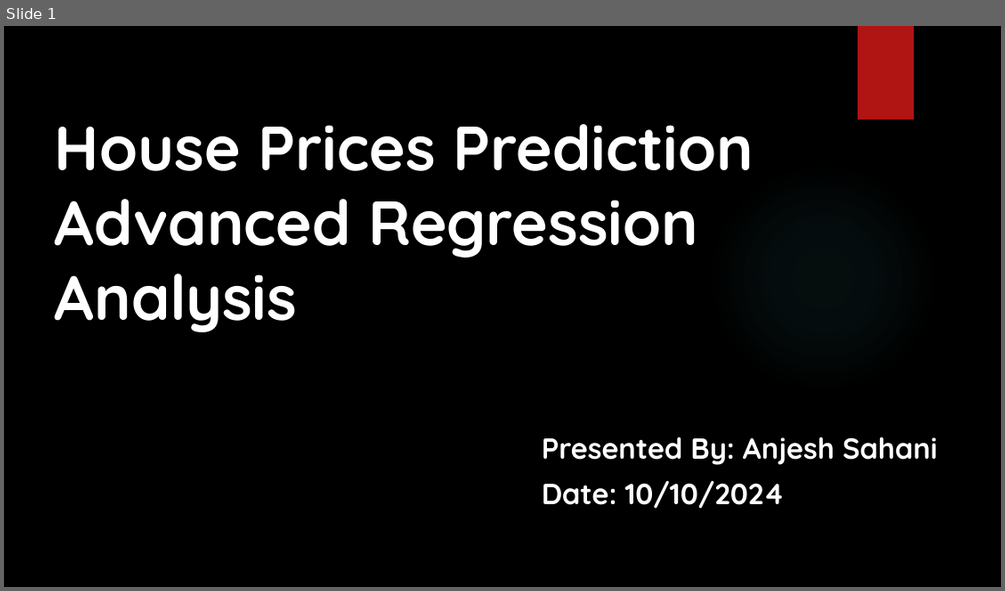
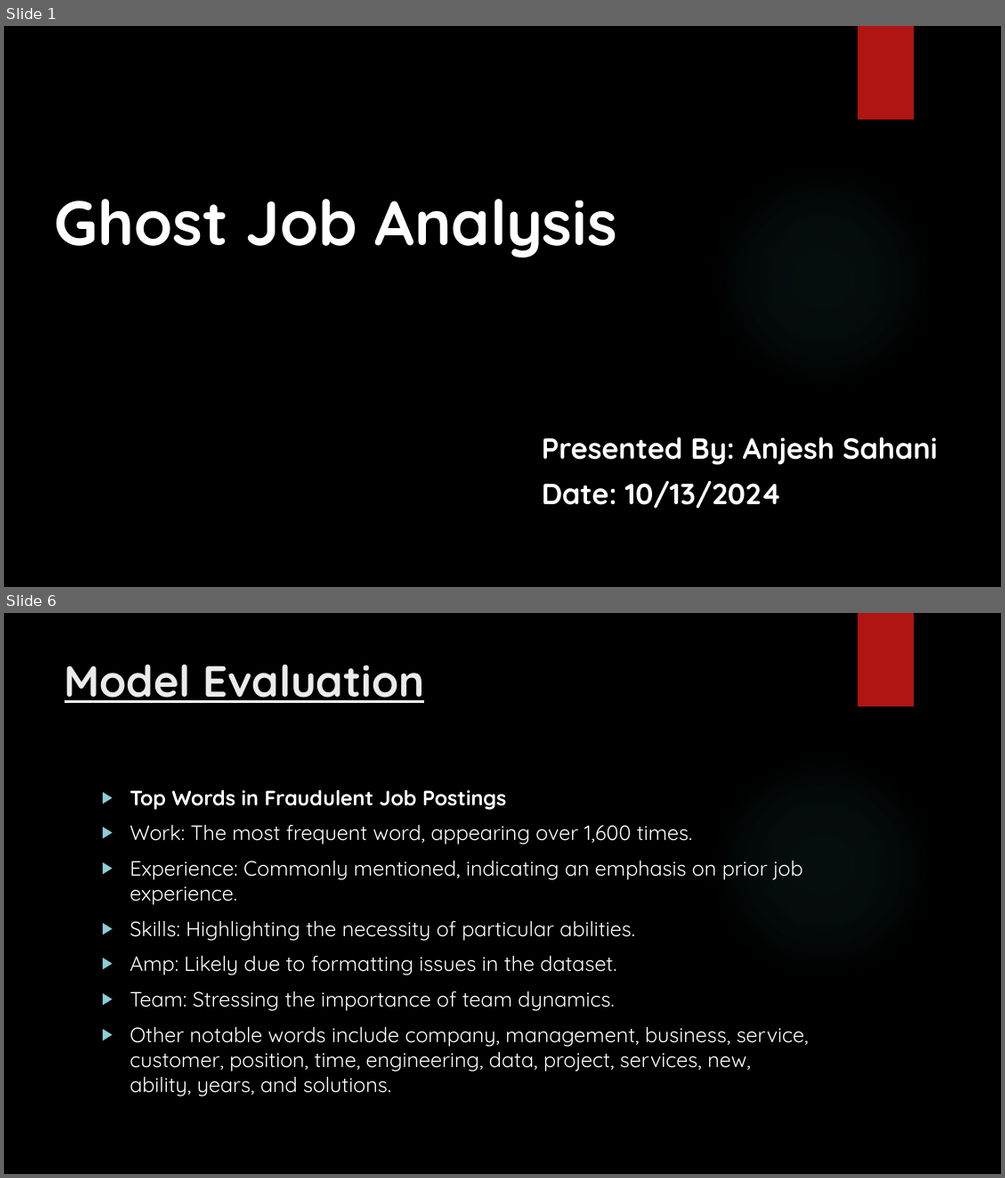
Before and after one commit to AJ-111/House-Price-Advance-Regression-Analysis, a slide deck: CSDA_5310_Individual_Project_Anjesh_Sahani.pptx. Shown one above the other, each under a label of ours: slide 1 before the commit, slides 1 and 6 after it; the slides between them are not shown. The pictures are 1005x591 and 1005x1178 pixels, drawn with LibreOffice and Linux fonts; fonts in the diff are those of the drawing; background and template pictures are left out. Boxes give left, top, right and bottom in pixels: in the first picture for what was removed or moved away, otherwise in the second. Text is boxed around its words. In the diff, an @@ line names an element or a change of style, - is before the commit and + after.

```diff
--- a/CSDA_5310_Individual_Project_Anjesh_Sahani.pptx
+++ b/CSDA_5310_Individual_Project_Anjesh_Sahani.pptx
@@ slide 6 added at (x1=4, y1=613, x2=1001, y2=1174), background picture (left out); not listed: 2 template elements that a slide beside it also shows @@
@@ title added at (x1=65, y1=664, x2=424, y2=703), 42 pt, text #EBEBEB, bold, underline @@
+Model Evaluation
@@ text added at (x1=129, y1=789, x2=809, y2=1096), 20 pt, text #FFFFFF @@
+▶ Top Words in Fraudulent Job Postings
+▶ Work: The most frequent word, appearing over 1,600 times.
+▶ Experience: Commonly mentioned, indicating an emphasis on prior job experience.
+▶ Skills: Highlighting the necessity of particular abilities.
+▶ Amp: Likely due to formatting issues in the dataset.
+▶ Team: Stressing the importance of team dynamics.
+▶ Other notable words include company, management, business, service, customer, position, time, engineering, data, project, services, new, ability, years, and solutions.
@@ slide 1 changed as well @@
@@ title at (x1=55, y1=199, x2=616, y2=257): text changed @@
-House Prices Prediction Advanced Regression Analysis
+Ghost Job Analysis
@@ subtitle at (x1=542, y1=481, x2=782, y2=508): text changed @@
-Date: 10/10/2024
+Date: 10/13/2024
```
Also in this commit, not shown: 2 other slides changed, 4 other slides added, 4 slides removed, 5 other files.
